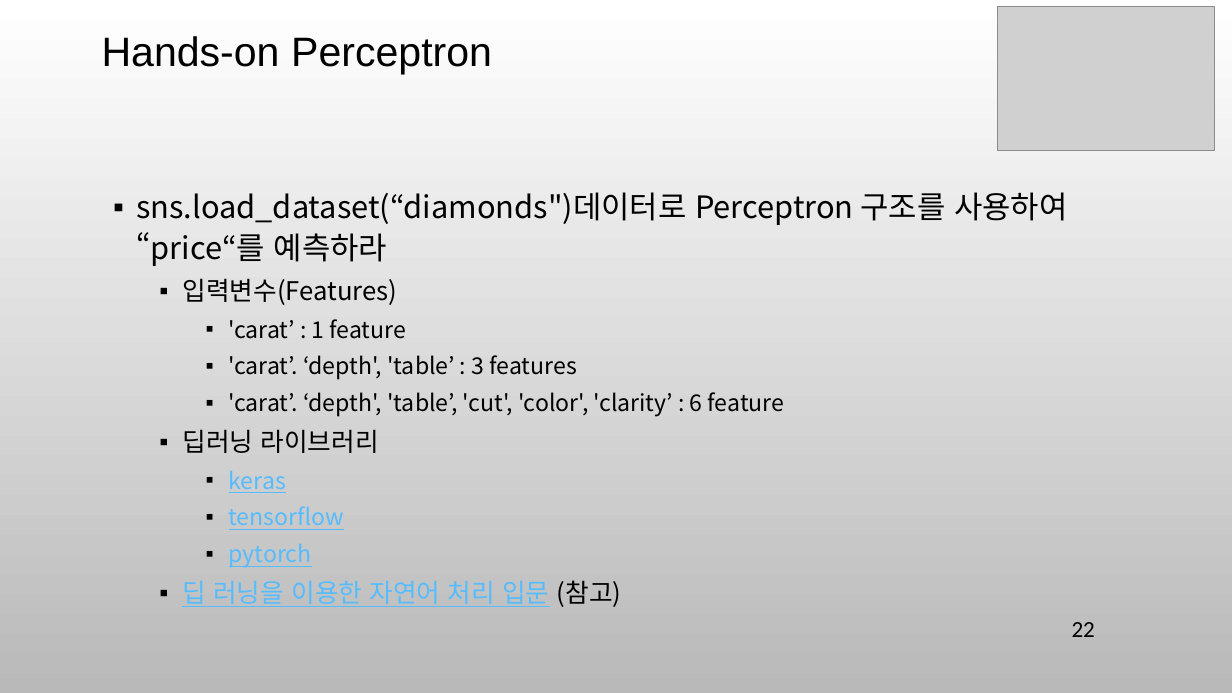
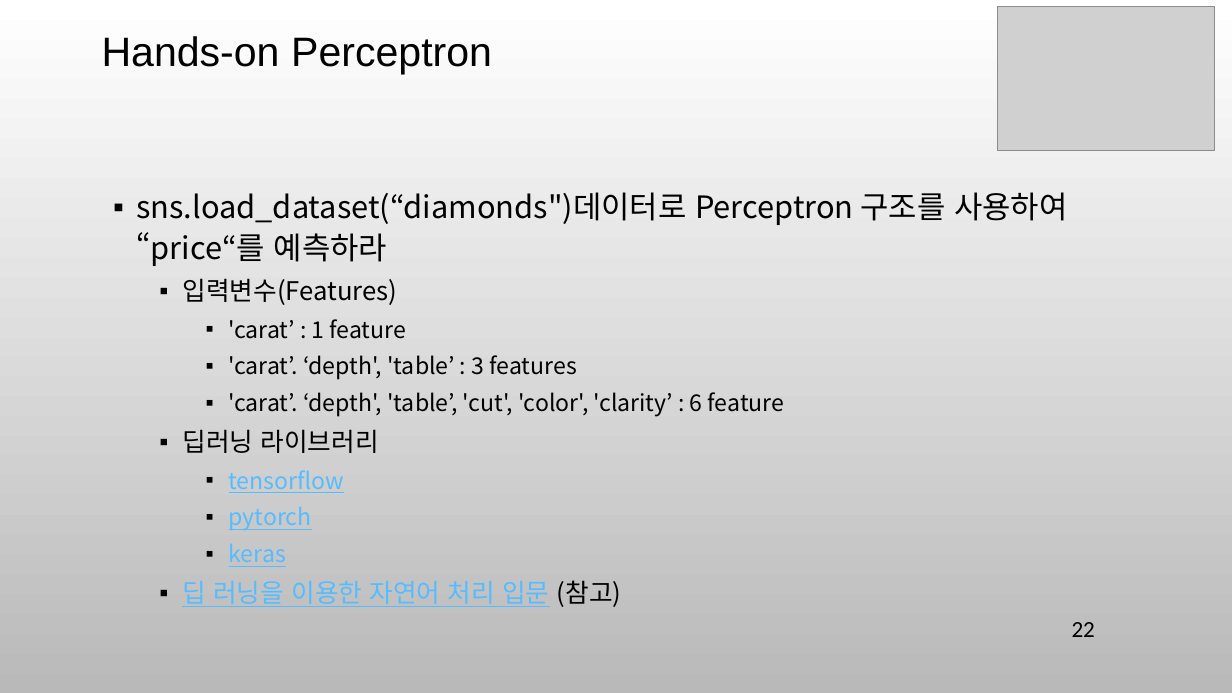
Before and after one commit to ancestor9/mathematics-for-machine-learning, a slide deck: slide 22 of 7_Applications of mathematics.pptx. Drawn at 1232x693 pixels with LibreOffice and Linux fonts; fonts in the diff are those of the drawing; grey boxes stand for pictures; background and template pictures are left out. Boxes give left, top, right and bottom in pixels: in the first picture for what was removed or moved away, otherwise in the second. Text is boxed around its words. In the diff, an @@ line names an element or a change of style, - is before the commit and + after.

```diff
--- a/7_Applications of mathematics.pptx
+++ b/7_Applications of mathematics.pptx
@@ text at [229, 470, 286, 493]: paragraph removed @@
-    ▪ keras
@@ text at [229, 543, 286, 567]: paragraph added @@
+    ▪ keras
```
Also in this commit, not shown: 1 other slide changed, 12 slides added.
